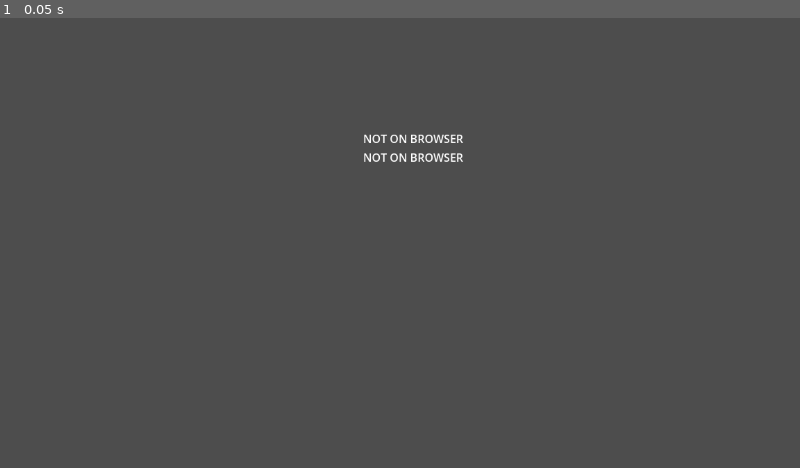
Above: before the commit, frame 1.
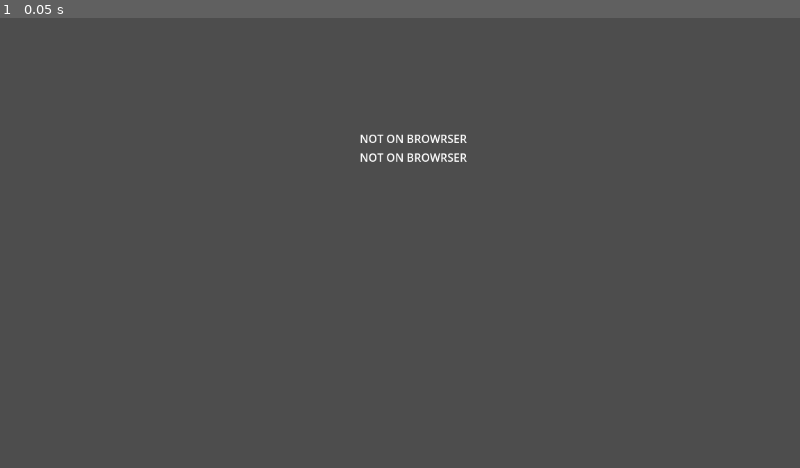
Above: after the commit, the same moment.

Repository: thmsdmp-lgtm/TIPNav-Prototype
Game: Godot game, scene res://scenes/main.tscn
The game is run twice, just before and just after one commit, with the same random seed, the same clock (stepped at 60 frames per second) and the same inputs.
Inputs:
- Up to frame 1 (0.05 s): no input

The runs differ from the first frame. In frame 1, 0.4% of the frame differs, in the area x 45-59%, y 25-32%.

Commit message:
updated gps logic

Diff:
--- a/scripts/gps_manager.gd
+++ b/scripts/gps_manager.gd
@@ -4,40 +4,43 @@
 var _success_callback_ref: JavaScriptObject
 var _error_callback_ref: JavaScriptObject
 
-# Store the watch ID so we can stop tracking if needed
-var _watch_id: int = -1
-
 @onready var latLabel = $"../userInterface/CanvasLayer/Container/Lat"
 @onready var longLabel = $"../userInterface/CanvasLayer/Container/Long"
 
 func _ready() -> void:
+	# Only execute if we are running in a web browser export
 	if OS.has_feature("web"):
 		_success_callback_ref = JavaScriptBridge.create_callback(_on_gps_success)
 		_error_callback_ref = JavaScriptBridge.create_callback(_on_gps_error)
-		start_tracking()
+		request_gps_location()
 	else:
-		latLabel.text = "NOT ON BROWSER"
-		longLabel.text = "NOT ON BROWSER"
+		latLabel.text = "NOT ON BROWRSER"
+		longLabel.text = "NOT ON BROWRSER"
 		print("GPS retrieval via JavaScriptBridge is only supported on Web builds.")
 
-func start_tracking() -> void:
+func request_gps_location() -> void:
 	var window = JavaScriptBridge.get_interface("window")
-	if not window: return
+	if not window:
+		print("Failed to get window interface.")
+		return
 
 	var navigator = window.navigator
-	if not navigator or not navigator.geolocation: return
+	if not navigator or not navigator.geolocation:
+		print("Geolocation is not supported by this browser.")
+		return
 
-	# Configure options for maximum sensitivity
+	# Create JavaScript options: { enableHighAccuracy: true, timeout: 5000, maximumAge: 0 }
+
 	var options = JavaScriptBridge.create_object("Object")
 	options.enableHighAccuracy = true
-	options.timeout = INF # Don't timeout, keep listening
-	options.maximumAge = 0        # Force fresh hardware readings, do not use cached positions
+	options.timeout = 5000
+	options.maximumAge = 0
 
-	# watchPosition automatically runs _on_gps_success whenever the phone moves
-	_watch_id = navigator.watchPosition(_success_callback_ref, _error_callback_ref, options)
-	print("Started campus tracking with Watch ID: ", _watch_id)
+	# Call navigator.geolocation.getCurrentPosition(success_callback, error_callback)
+	navigator.geolocation.getCurrentPosition(_success_callback_ref, _error_callback_ref,options)
 
 func _on_gps_success(args: Array) -> void:
+	# args[0] contains the JavaScript 'position' object
 	var position = args[0]
 	var coords = position.coords
 
@@ -45,18 +48,18 @@
 	var longitude = coords.longitude
 	var accuracy = coords.accuracy
 
-	latLabel.text = str(latitude)
-	longLabel.text = str(longitude)
-
-	print("Movement Detected! Lat: ", latitude, " | Long: ", longitude, " | Accuracy: ", accuracy)
+	latLabel.text = latitude
+	longLabel.text = longitude
+	print("Latitude: ", latitude)
+	print("Longitude: ", longitude)
+	print("Accuracy (meters): ", accuracy)
 
 func _on_gps_error(args: Array) -> void:
+	# args[0] contains the JavaScript 'GeolocationPositionError' object
 	var error = args[0]
-	print("GPS Error code: ", error.code, " | Message: ", error.message)
+	print("Error code: ", error.code, " | Message: ", error.message)
 
-# Optional: Clean up the sensor listener when this node leaves the scene
-func _exit_tree() -> void:
-	if OS.has_feature("web") and _watch_id != -1:
-		var window = JavaScriptBridge.get_interface("window")
-		if window and window.navigator and window.navigator.geolocation:
-			window.navigator.geolocation.clearWatch(_watch_id)
+func _process(delta: float) -> void:
+	await get_tree().create_timer(.5).timeout
+	if OS.has_feature("web"):
+		request_gps_location()
